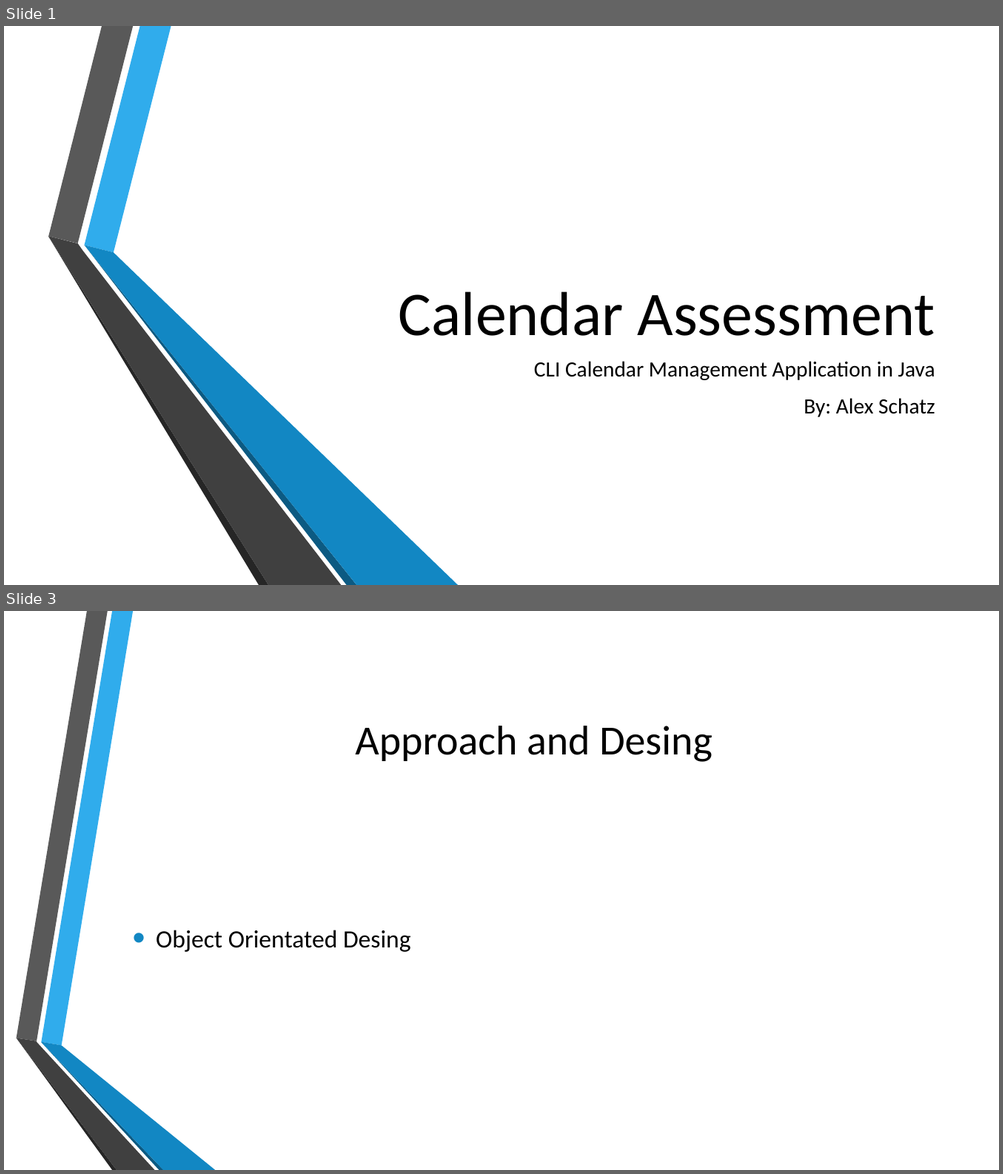
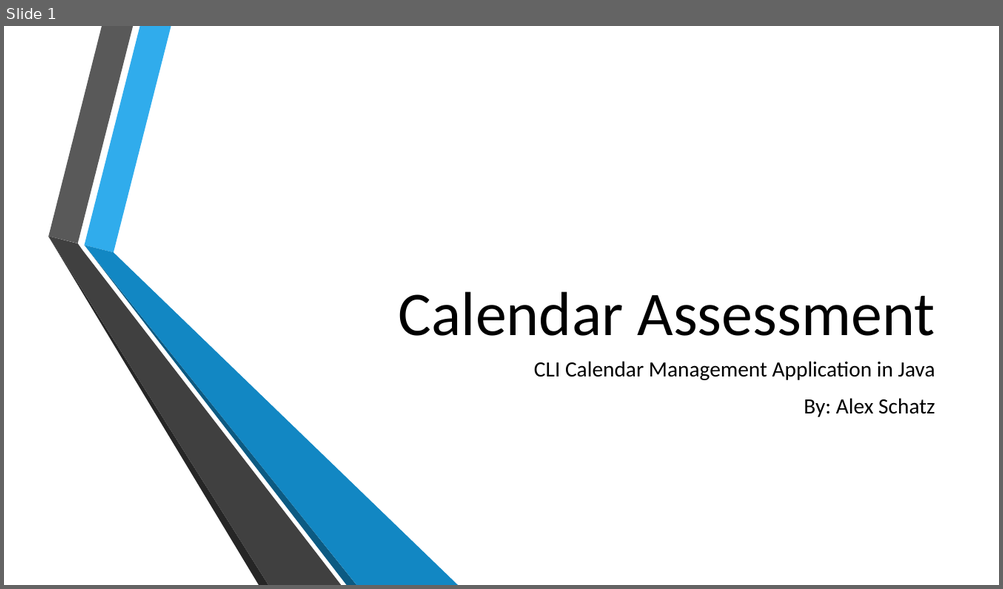
Before and after one commit to radfre/Capgemmini-Calender-Assesment, a slide deck: Calender Application Presentation.pptx. Shown one above the other, each under a label of ours: slides 1 and 3 before the commit, slide 1 after it; the slides between them are not shown. The pictures are 1003x1174 and 1003x589 pixels, drawn with LibreOffice and Linux fonts; fonts in the diff are those of the drawing; background and template pictures are left out. Boxes give left, top, right and bottom in pixels: in the first picture for what was removed or moved away, otherwise in the second. Text is boxed around its words. In the diff, an @@ line names an element or a change of style, - is before the commit and + after.

```diff
--- a/Calender Application Presentation.pptx
+++ b/Calender Application Presentation.pptx
@@ slide 3 removed at [4, 611, 999, 1170], background picture (left out) @@
@@ title removed at [355, 726, 712, 762] @@
-Approach and Desing
@@ text removed at [156, 930, 411, 952] @@
-• Object Orientated Desing
@@ group removed at [16, 611, 215, 1170]: 6 freeform shapes @@
```
Also in this commit, not shown: 7 slides added, 1 other slide removed.
